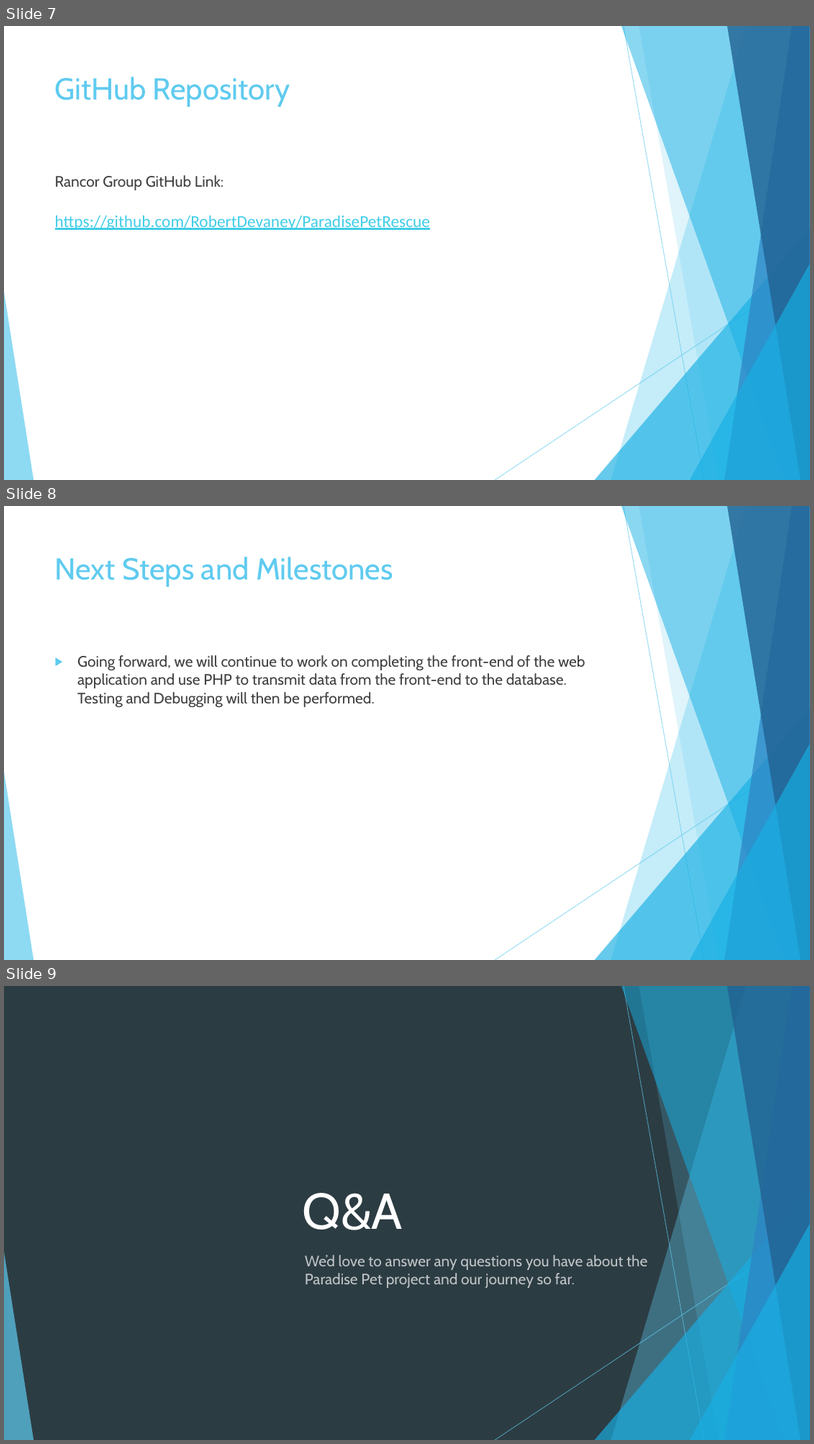
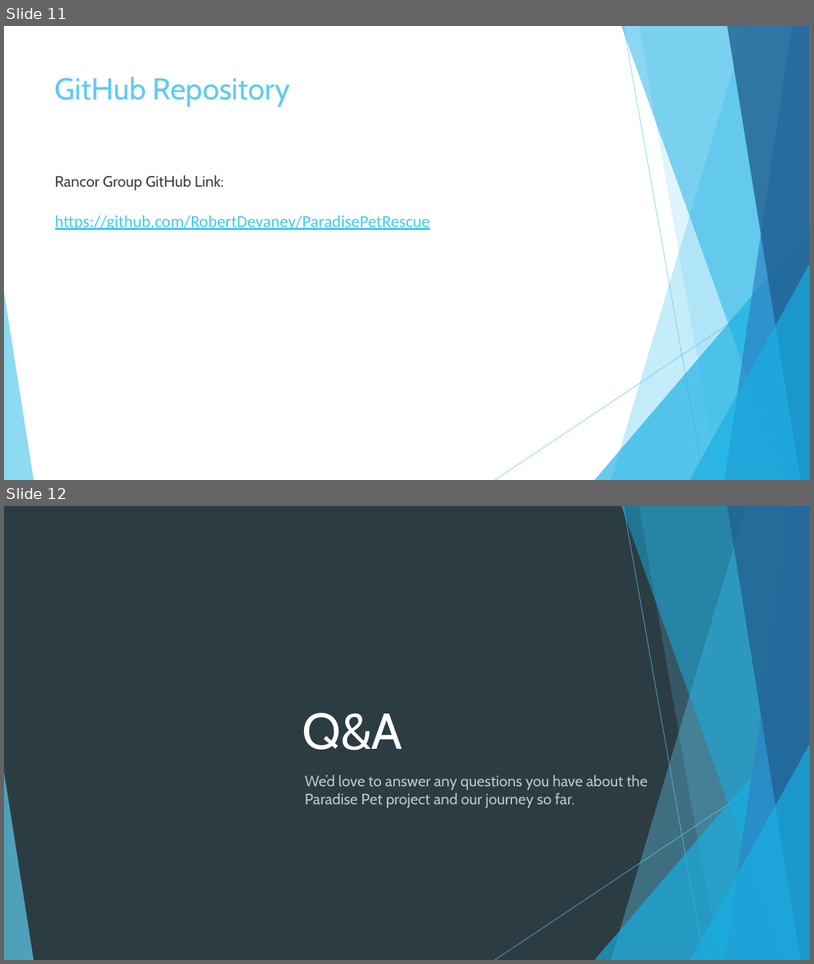
Before and after one commit to RobertDevaney/ParadisePetRescue, a slide deck: Rancor_Presenation_4.pptx. Shown one above the other, each under a label of ours: slides 7, 8 and 9 before the commit, slides 11 and 12 after it. The pictures are 814x1444 and 814x964 pixels, drawn with LibreOffice and Linux fonts; fonts in the diff are those of the drawing. Boxes give left, top, right and bottom in pixels: in the first picture for what was removed or moved away, otherwise in the second. Text is boxed around its words. In the diff, an @@ line names an element or a change of style, - is before the commit and + after.

```diff
--- a/Rancor_Presenation_4.pptx
+++ b/Rancor_Presenation_4.pptx
@@ slide 8 removed at bbox=[4, 506, 810, 960], background #FFFFFF; not listed: 10 template elements that a slide beside it also shows @@
@@ title removed at bbox=[55, 556, 394, 587] @@
-Next Steps and Milestones
@@ text removed at bbox=[77, 655, 586, 708] @@
-▶ Going forward, we will continue to work on completing the front-end of the web application and use PHP to transmit data from the front-end to the database. Testing and Debugging will then be performed.
@@ what was slide 7 is now slide 11 @@
@@ what was slide 9 is now slide 12 @@
```
Also in this commit, not shown: 3 slides changed, 5 slides added, 1 other slide removed, 8 other files.
